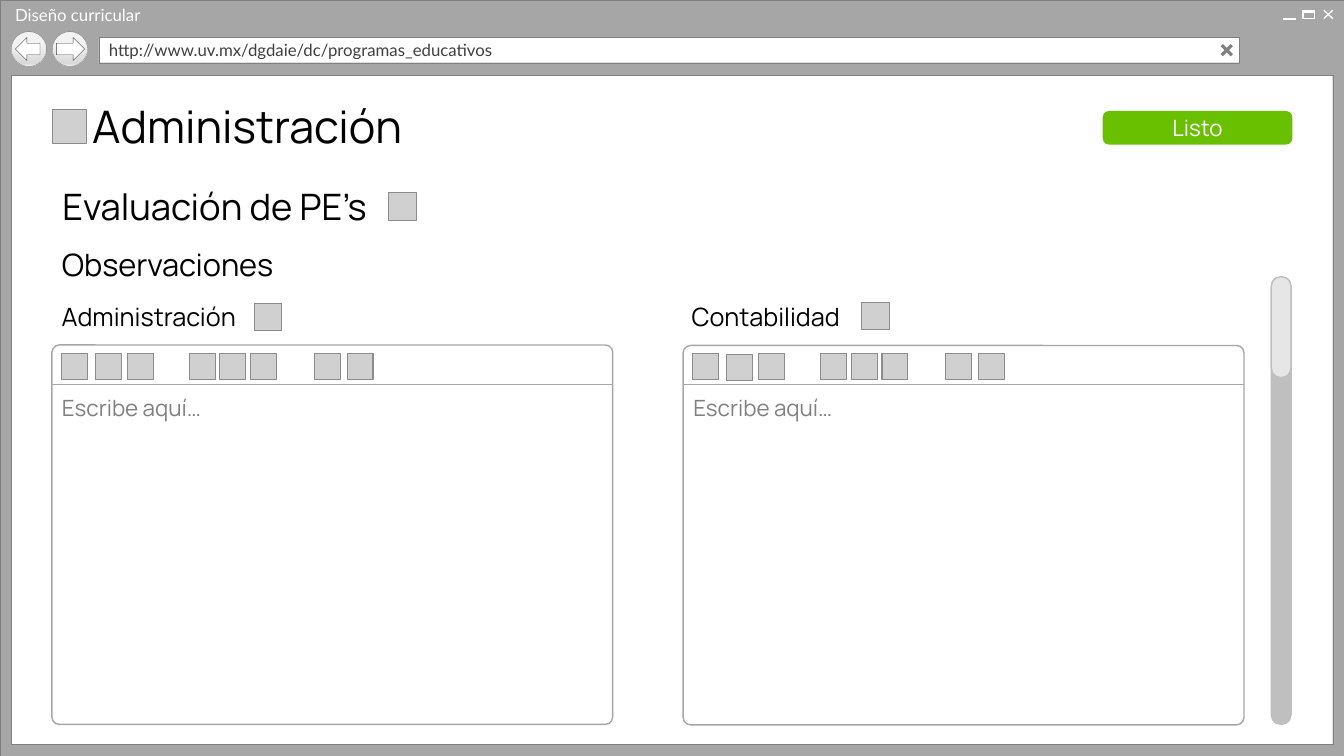
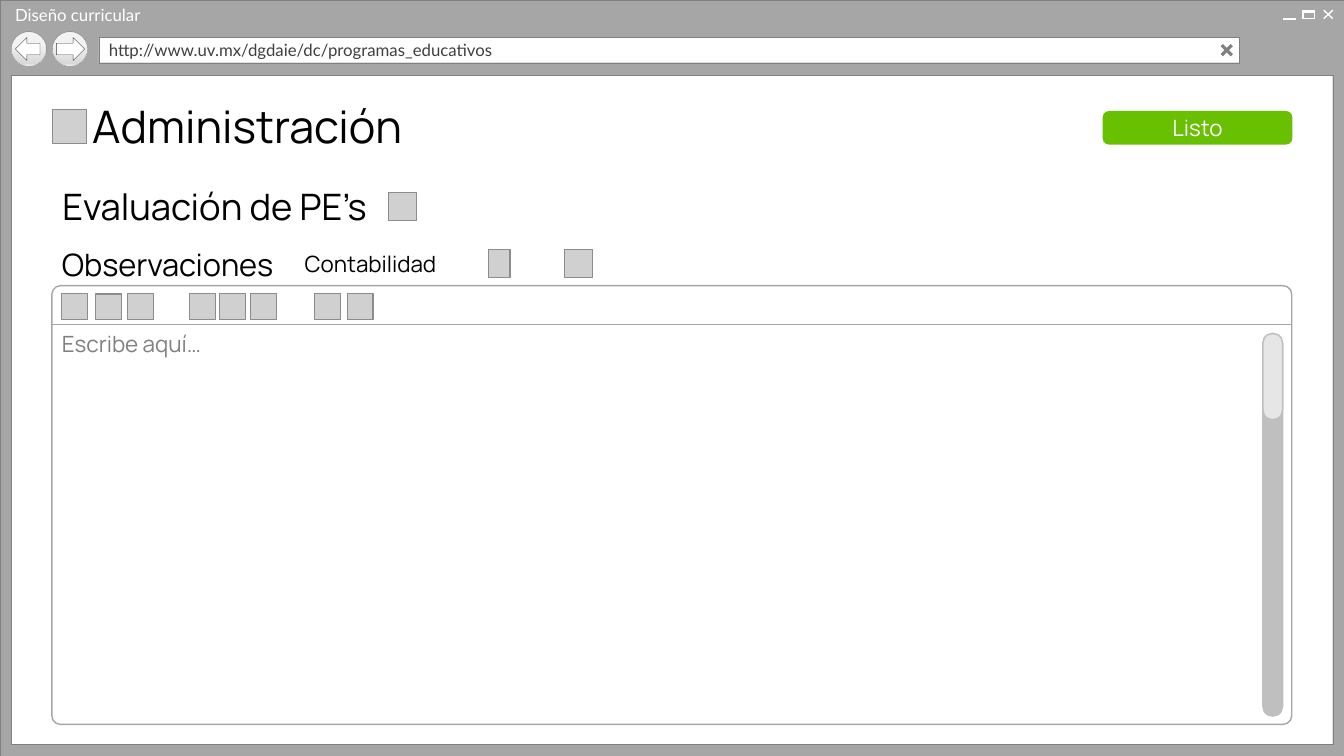
Before and after one commit to Senzho/DISENO_CURRICULAR_SS_05_2019, a slide deck: slide 17 of Diseño/Prototipos V2.pptx. Drawn at 1344x756 pixels with LibreOffice and Linux fonts; fonts in the diff are those of the drawing; grey boxes stand for pictures; background and template pictures are left out. Boxes give left, top, right and bottom in pixels: in the first picture for what was removed or moved away, otherwise in the second. Text is boxed around its words. In the diff, an @@ line names an element or a change of style, - is before the commit and + after.

```diff
--- a/Diseño/Prototipos V2.pptx
+++ b/Diseño/Prototipos V2.pptx
@@ text "Contabilidad": place and size @@
-text "Contabilidad" at (692,307,840,327)
+text "Contabilidad" at (305,255,436,273)
@@ text "Contabilidad" at (305,255,436,273): size 18 to 16 pt @@
@@ picture added at (488,250,510,278) @@
@@ picture: place and size @@
-picture at (254,303,282,332)
+picture at (565,250,593,278)
@@ rounded rectangle: place and size @@
-rounded rectangle at (51,345,612,724)
+rounded rectangle at (51,285,1292,724)
@@ 8 pictures: place and size @@
-8 pictures at (62,354,373,380)
+8 pictures at (62,293,373,321)
@@ text "Escribe aquí…": place and size @@
-text "Escribe aquí…" at (62,398,201,422)
+text "Escribe aquí…" at (62,334,201,358)
@@ line added from (51, 325) to (1292, 325), #A6A6A6 0.5 pt @@
@@ text removed at (62,306,236,327) @@
-Administración
@@ picture removed at (862,302,890,331) @@
@@ group removed at (683,346,1244,725): 8 pictures, 1 rounded rectangle, 1 text, 1 line @@
-Escribe aquí…
@@ rounded rectangle: place and size @@
-rounded rectangle at (1271,276,1292,724)
+rounded rectangle at (1263,334,1284,717)
@@ rounded rectangle: place and size @@
-rounded rectangle at (1271,276,1292,377)
+rounded rectangle at (1263,334,1284,420)
@@ line removed from (51, 384) to (612, 384) @@
```
Also in this commit, not shown: 1 other slide changed, 1 other file.
